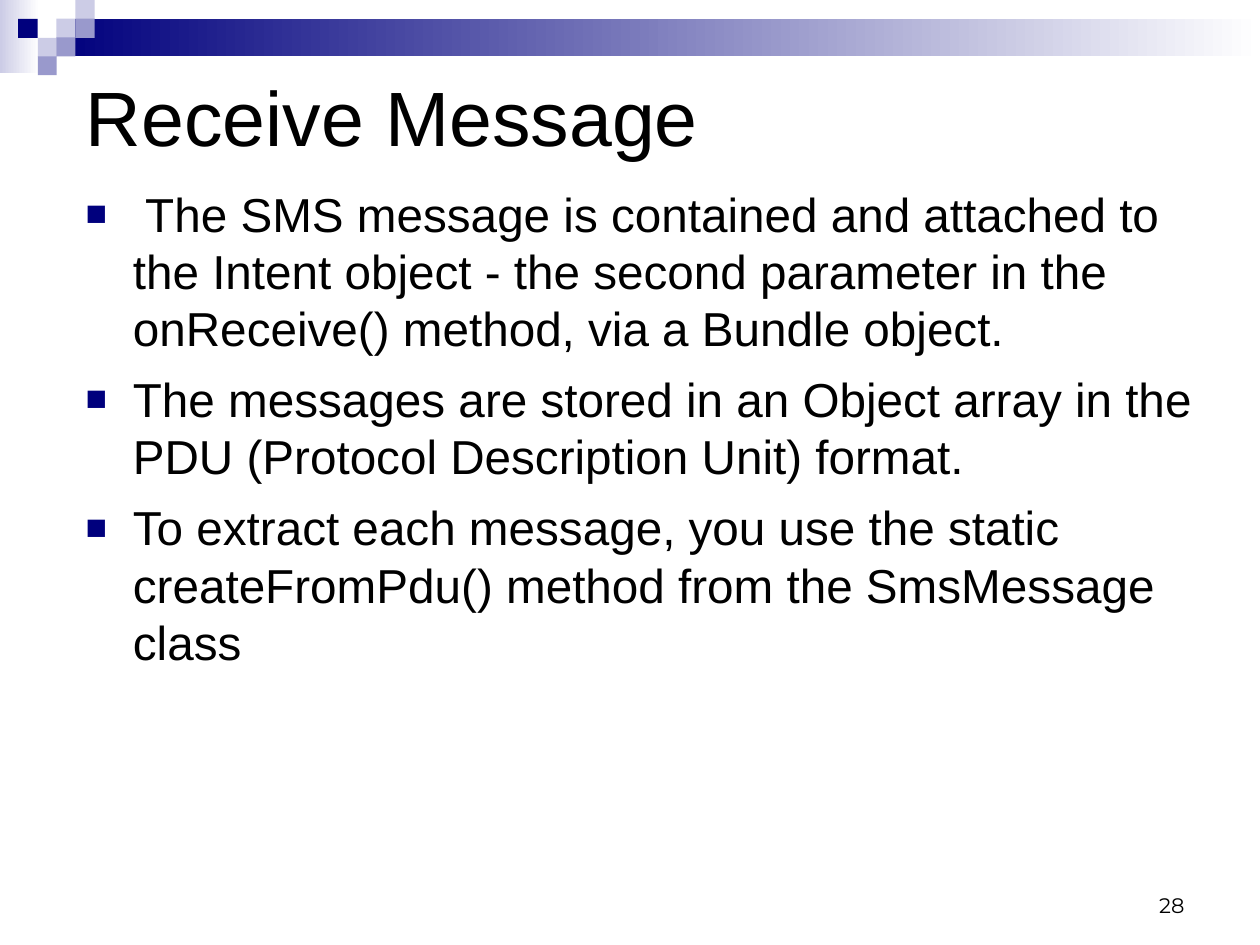
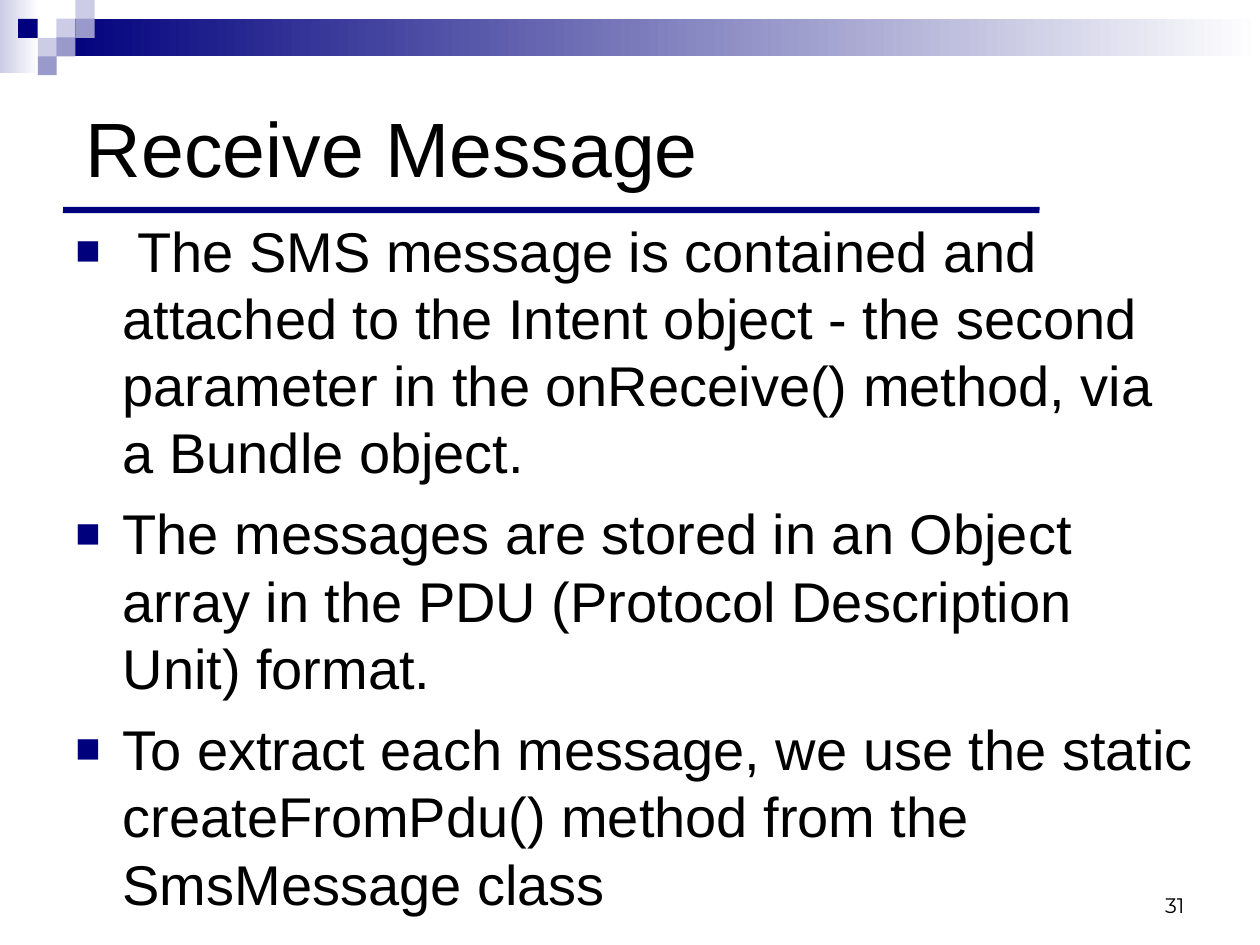
Before and after one commit to ndavidor/SmsTelephony, a slide deck: slide 31 of Telephony&SMS.ppt (slide 28 before the commit). Drawn at 1260x945 pixels with LibreOffice and Linux fonts; fonts in the diff are those of the drawing. Boxes give left, top, right and bottom in pixels: in the first picture for what was removed or moved away, otherwise in the second. Text is boxed around its words. In the diff, an @@ line names an element or a change of style, - is before the commit and + after.

```diff
--- a/Telephony&SMS.ppt
+++ b/Telephony&SMS.ppt
@@ title "Receive Message": place and size @@
-title "Receive Message" at <box>86,90,697,161</box>
+title "Receive Message" at <box>86,121,697,192</box>
@@ text "The SMS message is contained ...": place and size @@
-text "The SMS message is contained ..." at <box>133,197,1191,661</box>
+text "The SMS message is contained ..." at <box>123,231,1193,915</box>
@@ line added from (63, 210) to (1040, 210), #00007D 3.49 pt @@
@@ text at <box>123,231,1153,700</box>: size 27.2 to 32 pt in "The SMS message is contained and attached ...", "The messages are stored in an Object ..." @@
@@ text at <box>123,729,1193,915</box>: text changed; size 27.2 to 32 pt @@
-■ To extract each message, you use the static createFromPdu() method from the SmsMessage class
+■ To extract each message, we use the static createFromPdu() method from the SmsMessage class
@@ page number at <box>1165,898,1184,913</box>: text changed @@
-28
+31
```
Also in this commit, not shown: 20 other slides changed, 9 slides added.
